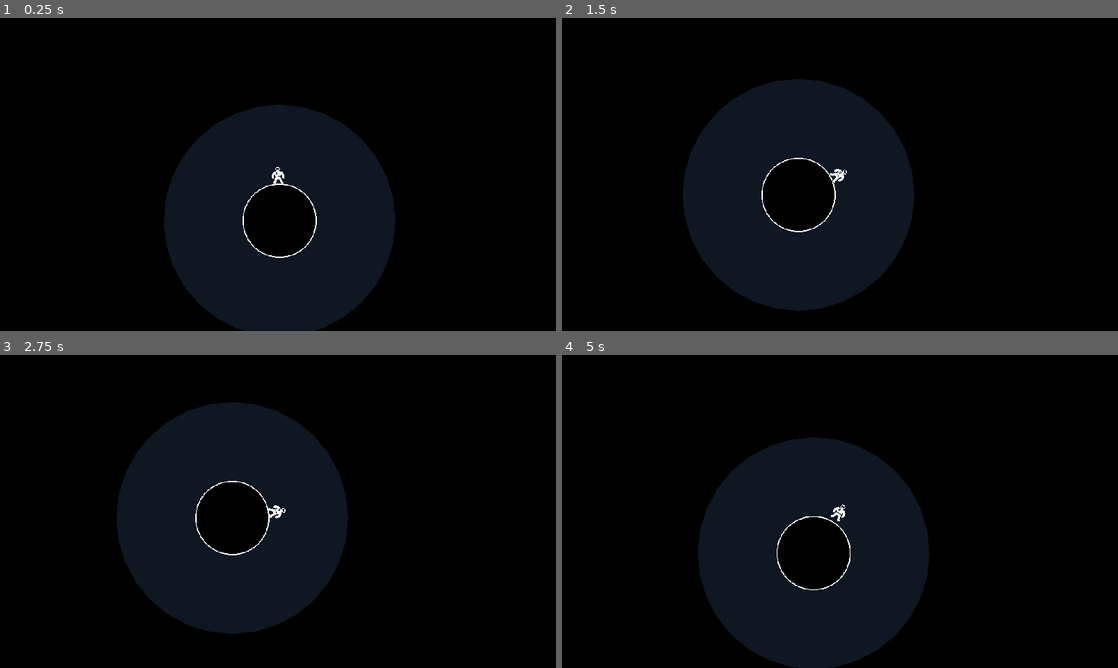
Above: before the commit, frames 1-4 (two rows, left to right).
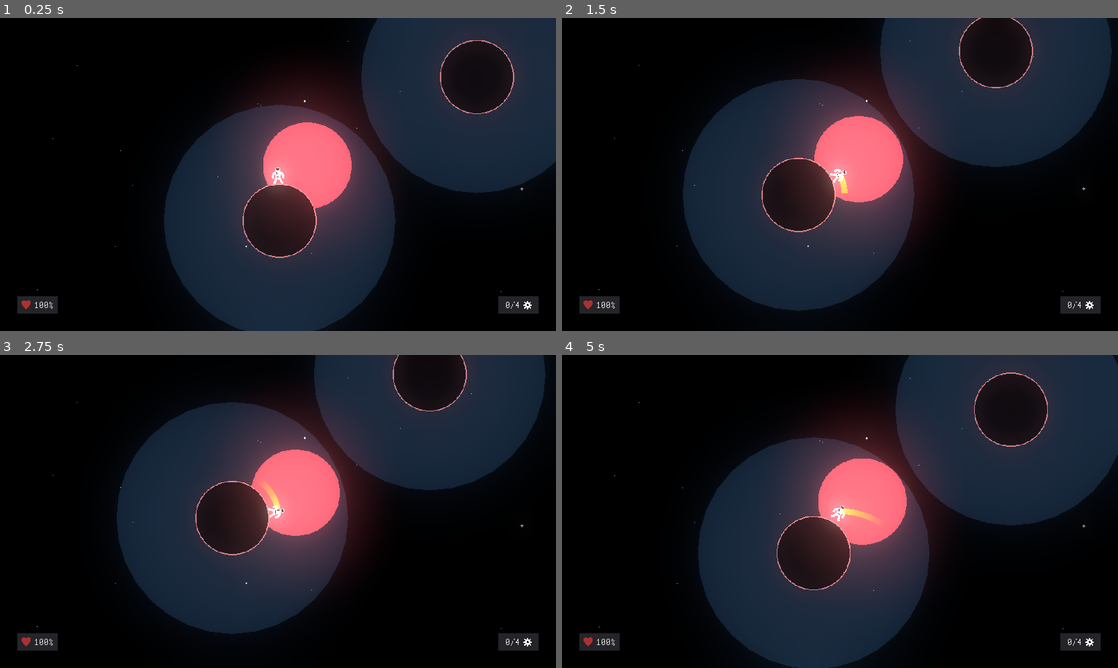
Above: after the commit, the same moments.

Repository: CorvatoCafeto/AsteroidKaiju
Game: Godot game, scene res://scenes/AnotherSpace.tscn
The game is run twice, just before and just after one commit, with the same random seed, the same clock (stepped at 60 frames per second) and the same inputs. This scene is started directly instead of the project's main scene.
Inputs:
- Up to frame 1 (0.25 s): no input
- Up to frame 2 (1.5 s): tap Enter at 0.5 s; hold Right (ui_right) 0.53-1.28 s; hold Left (ui_left) from 1.28 s (still down)
- Up to frame 3 (2.75 s): release Left (ui_left) at 2.03 s; hold Right (ui_right) from 2.03 s (still down)
- Up to frame 4 (5 s): release Right (ui_right) at 2.78 s; hold Up (ui_up) 2.78-3.53 s; hold Left (ui_left) from 3.53 s (still down)

The runs differ from the first frame. In frame 1, 39% of the frame differs, in the area x 3-100%, y 0-100%; in frame 2, 37%; in frame 3, 35%; in frame 4, 41%.

Commit message:
General overhaul.
Added game loop theme, parallax background, trail effect, glow, jump and idle animation, changed minigame texture.

Diff:
--- /dev/null
+++ b/effects/Trail.tscn
@@ -0,0 +1,17 @@
+[gd_scene load_steps=3 format=2]
+
+[ext_resource path="res://scenes/JumpTrail.gd" type="Script" id=1]
+
+[sub_resource type="Gradient" id=4]
+colors = PoolColorArray( 1, 0.7251, 0, 0, 1, 0.679688, 0, 1 )
+
+[node name="TrailRoot" type="Node"]
+
+[node name="JumpTrail" type="Line2D" parent="."]
+z_index = -1
+default_color = Color( 0.792157, 0.203922, 0.0901961, 1 )
+gradient = SubResource( 4 )
+texture_mode = 38
+script = ExtResource( 1 )
+targetPath = NodePath("../..")
+trailLength = 25
--- a/objects/Planetoid.tscn
+++ b/objects/Planetoid.tscn
@@ -12,6 +12,7 @@
 script = ExtResource( 1 )
 
 [node name="Sprite" type="Sprite" parent="."]
+modulate = Color( 0.686275, 0.403922, 0.403922, 1 )
 texture = ExtResource( 2 )
 
 [node name="CollisionShape2D" type="CollisionShape2D" parent="."]
--- a/project.godot
+++ b/project.godot
@@ -27,7 +27,7 @@
 window/size/height=540
 window/per_pixel_transparency/splash=true
 window/stretch/mode="2d"
-window/stretch/aspect="expand"
+window/stretch/aspect="keep"
 
 [physics]
 
--- a/scenes/AnotherSpace.tscn
+++ b/scenes/AnotherSpace.tscn
@@ -1,24 +1,103 @@
-[gd_scene load_steps=5 format=2]
+[gd_scene load_steps=10 format=2]
 
-[ext_resource path="res://textures/black.png" type="Texture" id=1]
-[ext_resource path="res://objects/Planetoid.tscn" type="PackedScene" id=2]
-[ext_resource path="res://scenes/Astronaut.tscn" type="PackedScene" id=3]
+[ext_resource path="res://objects/Planetoid.tscn" type="PackedScene" id=1]
+[ext_resource path="res://scenes/Astronaut.tscn" type="PackedScene" id=2]
+[ext_resource path="res://textures/black_sky.png" type="Texture" id=3]
+[ext_resource path="res://textures/red_sun.png" type="Texture" id=4]
+[ext_resource path="res://themes/Retro.tres" type="Theme" id=5]
+[ext_resource path="res://textures/heart.png" type="Texture" id=6]
+[ext_resource path="res://textures/gear.png" type="Texture" id=7]
+[ext_resource path="res://music/GameLoop.wav" type="AudioStream" id=8]
 
 [sub_resource type="Environment" id=1]
+background_mode = 4
+glow_enabled = true
+glow_strength = 1.2
+glow_bloom = 0.1
+glow_blend_mode = 0
+glow_bicubic_upscale = true
 
 [node name="AnotherSpace" type="WorldEnvironment"]
 environment = SubResource( 1 )
 
-[node name="TextureRect" type="TextureRect" parent="."]
-margin_left = -896.32
-margin_top = -390.08
-margin_right = 688.68
-margin_bottom = 436.92
-texture = ExtResource( 1 )
-stretch_mode = 1
-
-[node name="Planetoid" parent="." instance=ExtResource( 2 )]
+[node name="Planetoid" parent="." instance=ExtResource( 1 )]
 position = Vector2( -200.554, 140.72 )
 
-[node name="Astronaut" parent="." instance=ExtResource( 3 )]
+[node name="Planetoid2" parent="." instance=ExtResource( 1 )]
+position = Vector2( 140.256, -107.012 )
+
+[node name="Astronaut" parent="." instance=ExtResource( 2 )]
 position = Vector2( -203.584, 51.8946 )
+
+[node name="Background" type="CanvasLayer" parent="."]
+editor/display_folded = true
+
+[node name="ParallaxBackground" type="ParallaxBackground" parent="Background"]
+
+[node name="StarsLayer" type="ParallaxLayer" parent="Background/ParallaxBackground"]
+motion_scale = Vector2( 0.5, 0.5 )
+motion_mirroring = Vector2( 1, 1 )
+
+[node name="StarsTexture" type="TextureRect" parent="Background/ParallaxBackground/StarsLayer"]
+margin_right = 970.0
+margin_bottom = 550.0
+texture = ExtResource( 3 )
+
+[node name="SunLayer" type="ParallaxLayer" parent="Background/ParallaxBackground"]
+motion_scale = Vector2( 0.25, 0.25 )
+
+[node name="SunTexture" type="Sprite" parent="Background/ParallaxBackground/SunLayer"]
+texture = ExtResource( 4 )
+
+[node name="UserInterface" type="CanvasLayer" parent="."]
+editor/display_folded = true
+
+[node name="Control" type="Control" parent="UserInterface"]
+margin_right = 40.0
+margin_bottom = 40.0
+theme = ExtResource( 5 )
+
+[node name="HealthPanel" type="Panel" parent="UserInterface/Control"]
+margin_left = 30.0
+margin_top = 480.0
+margin_right = 100.0
+margin_bottom = 510.0
+__meta__ = {
+"_edit_group_": true
+}
+
+[node name="Percentage" type="Label" parent="UserInterface/Control/HealthPanel"]
+margin_left = 28.9279
+margin_top = 8.00003
+margin_right = 60.9279
+margin_bottom = 24.0
+text = "100%"
+
+[node name="HeartTexture" type="Sprite" parent="UserInterface/Control/HealthPanel"]
+position = Vector2( 15.1931, 14.8601 )
+texture = ExtResource( 6 )
+
+[node name="GearsPanel" type="Panel" parent="UserInterface/Control"]
+margin_left = 860.0
+margin_top = 480.0
+margin_right = 930.0
+margin_bottom = 510.0
+__meta__ = {
+"_edit_group_": true
+}
+
+[node name="Quantity" type="Label" parent="UserInterface/Control/GearsPanel"]
+margin_left = 12.5172
+margin_top = 8.12213
+margin_right = 36.5172
+margin_bottom = 24.1221
+text = "0/4"
+
+[node name="GearTexture" type="Sprite" parent="UserInterface/Control/GearsPanel"]
+position = Vector2( 51.1199, 15.3998 )
+texture = ExtResource( 7 )
+
+[node name="AudioStreamPlayer" type="AudioStreamPlayer" parent="."]
+stream = ExtResource( 8 )
+volume_db = -5.0
+autoplay = true
--- a/scenes/Astronaut.gd
+++ b/scenes/Astronaut.gd
@@ -13,6 +13,8 @@
 func _ready():
 	set_physics_process(true)
 	closestPlanet = get_closest_planet()
+	$AnimationPlayer.current_animation = "Idle"
+	$AnimationPlayer.play()
 
 func _physics_process(delta):
 
@@ -55,6 +57,7 @@
 func applyJump(delta):
 	if Input.is_action_pressed("ui_up"):
 		speed.y = -JUMP_FORCE
+		$AnimationPlayer.current_animation = "Jump"
 	else:
 		speed.y += JUMP_FORCE * delta
 
@@ -84,3 +87,7 @@
 				distance = planet.gravityCenter.global_position.distance_to(global_position)
 
 	return foundPlanet
+
+func _on_AnimationPlayer_animation_finished(anim_name):
+	if anim_name == "Jump":
+		$AnimationPlayer.current_animation = "Idle"
--- a/scenes/Astronaut.tscn
+++ b/scenes/Astronaut.tscn
@@ -1,15 +1,129 @@
-[gd_scene load_steps=4 format=2]
+[gd_scene load_steps=9 format=2]
 
 [ext_resource path="res://scenes/Astronaut.gd" type="Script" id=1]
-[ext_resource path="res://textures/astronaut.png" type="Texture" id=2]
+[ext_resource path="res://textures/astronaut_jump.png" type="Texture" id=2]
+[ext_resource path="res://textures/astronaut.png" type="Texture" id=3]
+[ext_resource path="res://scenes/JumpTrail.gd" type="Script" id=4]
 
 [sub_resource type="CapsuleShape2D" id=1]
 height = 7.51285
 
+[sub_resource type="Animation" id=2]
+resource_name = "Idle"
+length = 2.0
+loop = true
+tracks/0/type = "value"
+tracks/0/path = NodePath("Position2D/Sprite:position")
+tracks/0/interp = 1
+tracks/0/loop_wrap = true
+tracks/0/imported = false
+tracks/0/enabled = true
+tracks/0/keys = {
+"times": PoolRealArray( 0, 1, 2 ),
+"transitions": PoolRealArray( 1, 1, 1 ),
+"update": 0,
+"values": [ Vector2( -0.198879, -15.0155 ), Vector2( -0.198879, -13.6933 ), Vector2( -0.198879, -15.0155 ) ]
+}
+tracks/1/type = "value"
+tracks/1/path = NodePath("Position2D/Sprite:rotation_degrees")
+tracks/1/interp = 1
+tracks/1/loop_wrap = true
+tracks/1/imported = false
+tracks/1/enabled = true
+tracks/1/keys = {
+"times": PoolRealArray( 0, 1, 2 ),
+"transitions": PoolRealArray( 1, 1, 1 ),
+"update": 0,
+"values": [ 0.0, 0.0, 0.0 ]
+}
+tracks/2/type = "value"
+tracks/2/path = NodePath("Position2D/Sprite:scale")
+tracks/2/interp = 1
+tracks/2/loop_wrap = true
+tracks/2/imported = false
+tracks/2/enabled = true
+tracks/2/keys = {
+"times": PoolRealArray( 0, 1, 2 ),
+"transitions": PoolRealArray( 1, 1, 1 ),
+"update": 0,
+"values": [ Vector2( 1, 1 ), Vector2( 1, 0.917363 ), Vector2( 1, 1 ) ]
+}
+tracks/3/type = "value"
+tracks/3/path = NodePath("Position2D/Sprite:texture")
+tracks/3/interp = 1
+tracks/3/loop_wrap = true
+tracks/3/imported = false
+tracks/3/enabled = true
+tracks/3/keys = {
+"times": PoolRealArray( 0.000637215 ),
+"transitions": PoolRealArray( 1 ),
+"update": 1,
+"values": [ ExtResource( 3 ) ]
+}
+
+[sub_resource type="Animation" id=3]
+resource_name = "Jump"
+tracks/0/type = "value"
+tracks/0/path = NodePath("Position2D/Sprite:texture")
+tracks/0/interp = 1
+tracks/0/loop_wrap = true
+tracks/0/imported = false
+tracks/0/enabled = true
+tracks/0/keys = {
+"times": PoolRealArray( 0 ),
+"transitions": PoolRealArray( 1 ),
+"update": 1,
+"values": [ ExtResource( 2 ) ]
+}
+tracks/1/type = "value"
+tracks/1/path = NodePath("Position2D/Sprite:position")
+tracks/1/interp = 1
+tracks/1/loop_wrap = true
+tracks/1/imported = false
+tracks/1/enabled = true
+tracks/1/keys = {
+"times": PoolRealArray( 0.0101356, 1 ),
+"transitions": PoolRealArray( 1, 1 ),
+"update": 0,
+"values": [ Vector2( -0.198879, -14.7065 ), Vector2( -0.198879, -17.2407 ) ]
+}
+tracks/2/type = "value"
+tracks/2/path = NodePath("Position2D/Sprite:rotation_degrees")
+tracks/2/interp = 1
+tracks/2/loop_wrap = true
+tracks/2/imported = false
+tracks/2/enabled = true
+tracks/2/keys = {
+"times": PoolRealArray( 0.0101356, 1 ),
+"transitions": PoolRealArray( 1, 1 ),
+"update": 0,
+"values": [ 0.0, 0.0 ]
+}
+tracks/3/type = "value"
+tracks/3/path = NodePath("Position2D/Sprite:scale")
+tracks/3/interp = 1
+tracks/3/loop_wrap = true
+tracks/3/imported = false
+tracks/3/enabled = true
+tracks/3/keys = {
+"times": PoolRealArray( 0.0101356, 1 ),
+"transitions": PoolRealArray( 1, 1 ),
+"update": 0,
+"values": [ Vector2( 1, 0.980685 ), Vector2( 1, 1.13907 ) ]
+}
+
+[sub_resource type="Gradient" id=4]
+colors = PoolColorArray( 1, 0.7251, 0, 0, 1, 0.679688, 0, 1 )
+
 [node name="Astronaut" type="KinematicBody2D"]
 script = ExtResource( 1 )
 
-[node name="Sprite" type="Sprite" parent="."]
+[node name="Position2D" type="Position2D" parent="."]
+position = Vector2( 0.198879, 15.0155 )
+
+[node name="Sprite" type="Sprite" parent="Position2D"]
+position = Vector2( -0.198879, -17.2407 )
+scale = Vector2( 1, 1.13907 )
 texture = ExtResource( 2 )
 
 [node name="CollisionShape2D" type="CollisionShape2D" parent="."]
@@ -18,3 +132,20 @@
 
 [node name="Camera2D" type="Camera2D" parent="."]
 current = true
+
+[node name="AnimationPlayer" type="AnimationPlayer" parent="."]
+anims/Idle = SubResource( 2 )
+anims/Jump = SubResource( 3 )
+
+[node name="TrailRoot" type="Node" parent="."]
+
+[node name="JumpTrail" type="Line2D" parent="TrailRoot"]
+z_index = -1
+default_color = Color( 0.792157, 0.203922, 0.0901961, 1 )
+gradient = SubResource( 4 )
+texture_mode = 38
+script = ExtResource( 4 )
+targetPath = NodePath("../..")
+trailLength = 25
+
+[connection signal="animation_finished" from="AnimationPlayer" to="." method="_on_AnimationPlayer_animation_finished"]
--- a/scenes/GameWorld.tscn
+++ b/scenes/GameWorld.tscn
@@ -1,11 +1,7 @@
-[gd_scene load_steps=5 format=2]
+[gd_scene load_steps=3 format=2]
 
 [ext_resource path="res://objects/Asteroid.tscn" type="PackedScene" id=1]
 [ext_resource path="res://scenes/Kaiju.tscn" type="PackedScene" id=2]
-[ext_resource path="res://textures/astronaut.png" type="Texture" id=3]
-
-[sub_resource type="CapsuleShape2D" id=1]
-height = 8.02931
 
 [node name="GameWorld" type="Node2D"]
 
@@ -25,17 +21,3 @@
 
 [node name="CurrentCamera" type="Camera2D" parent="."]
 current = true
-
-[node name="KinematicBody2D" type="KinematicBody2D" parent="."]
-position = Vector2( -17.0456, -120.135 )
-__meta__ = {
-"_edit_group_": true
-}
-
-[node name="Sprite" type="Sprite" parent="KinematicBody2D"]
-modulate = Color( 0.803922, 0.894118, 0.290196, 1 )
-texture = ExtResource( 3 )
-
-[node name="CollisionShape2D" type="CollisionShape2D" parent="KinematicBody2D"]
-position = Vector2( 0, 1.83518 )
-shape = SubResource( 1 )
--- /dev/null
+++ b/scenes/JumpTrail.gd
@@ -0,0 +1,19 @@
+extends Line2D
+
+var target
+var point
+export(NodePath) var targetPath
+export var trailLength = 0
+
+func _ready():
+	target = get_node(targetPath)
+
+func _process(delta):
+	#Node doesnt have position so Line2D as a child
+	#doesnt need to keep reseting position
+	#global_position = Vector2(0,0)
+	#global_rotation = 0
+	point = target.global_position
+	add_point(point)
+	while get_point_count() > trailLength:
+		remove_point(0)
--- a/scenes/Kaiju.tscn
+++ b/scenes/Kaiju.tscn
@@ -1,7 +1,7 @@
 [gd_scene load_steps=5 format=2]
 
 [ext_resource path="res://scenes/Kaiju.gd" type="Script" id=1]
-[ext_resource path="res://textures/astronaut.png" type="Texture" id=2]
+[ext_resource path="res://textures/astronaut_rolling.png" type="Texture" id=2]
 
 [sub_resource type="CapsuleShape2D" id=1]
 radius = 9.14484
@@ -19,7 +19,6 @@
 
 [node name="Line2D" type="Line2D" parent="."]
 default_color = Color( 0.4, 0.501961, 1, 1 )
-texture_mode = 2132311292
 
 [node name="AnimationPlayer" type="AnimationPlayer" parent="."]
 
--- a/themes/Retro.tres
+++ b/themes/Retro.tres
@@ -83,6 +83,9 @@
 Button/styles/hover = SubResource( 1 )
 Button/styles/normal = SubResource( 2 )
 Button/styles/pressed = SubResource( 3 )
+Panel/styles/panel = null
+Panel/styles/panelf = null
+Panel/styles/panelnc = null
 PopupPanel/styles/panel = SubResource( 4 )
 Tabs/colors/font_color_bg = Color( 0.690196, 0.690196, 0.690196, 1 )
 Tabs/colors/font_color_disabled = Color( 0.9, 0.9, 0.9, 0.2 )
Binary file added: textures/astronaut_jump.png
Not shown, added: textures/astronaut_jump.png.import
Binary file added: textures/astronaut_rolling.png
Not shown, added: textures/astronaut_rolling.png.import
Binary file added: textures/black_sky.png
Not shown, added: textures/black_sky.png.import
Binary file added: textures/gear.png
Not shown, added: textures/gear.png.import
Binary file added: textures/heart.png
Not shown, added: textures/heart.png.import
Binary file added: textures/red_sun.png
Not shown, added: textures/red_sun.png.import
(and 3 more such lines)
